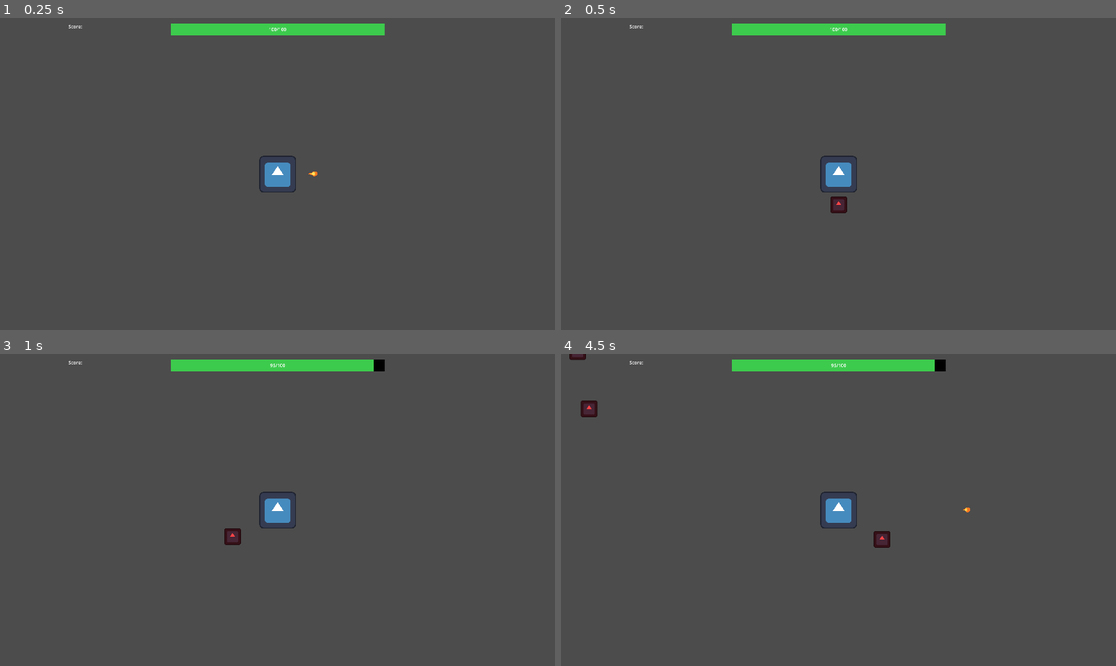
Above: before the commit, frames 1-4 (two rows, left to right).
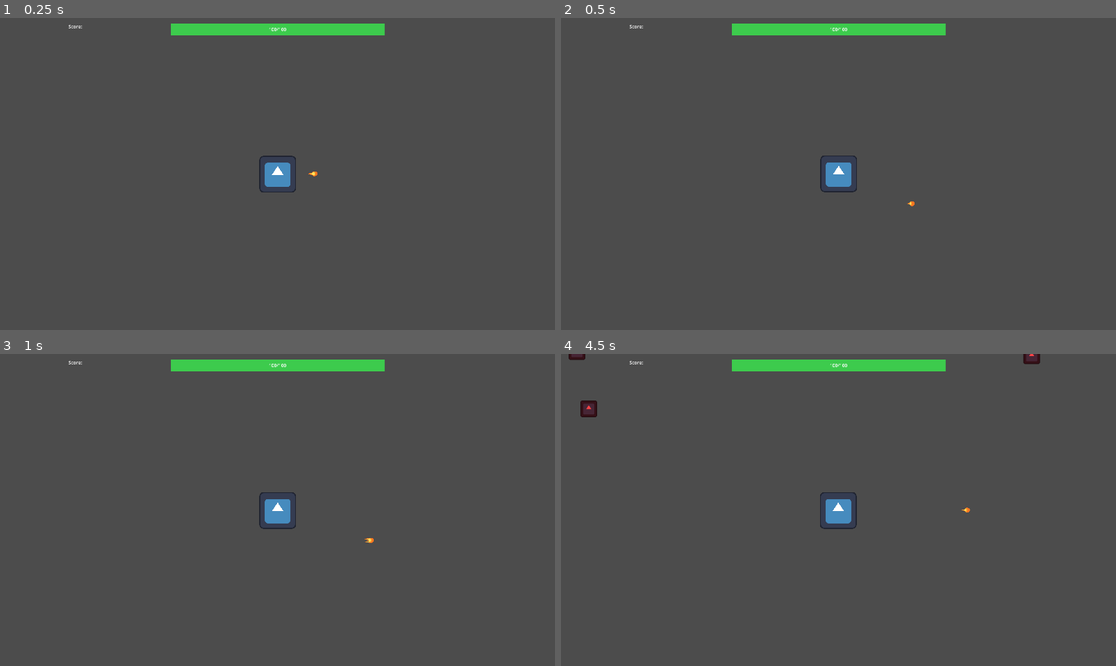
Above: after the commit, the same moments.

Repository: avidandy/GMTK_25
Game: Godot game, scene res://scenes/main.tscn
Two runs of this game, one before a commit and one after it. Both use one fixed random seed, a clock stepped at 60 frames per second and the inputs below. The engine's default icon, where the game draws it, is replaced by a stand-in: a white triangle on a blue panel in a dark square.
Inputs:
- Up to frame 1 (0.25 s): no input
- Up to frame 2 (0.5 s): no input
- Up to frame 3 (1 s): hold Right (right) from 0.53 s (still down)
- Up to frame 4 (4.5 s): release Right (right) at 1.28 s; hold Down (down) 1.28-2.03 s; hold Right (right) 2.03-2.78 s; hold Up (up) 2.78-3.53 s; hold Left (left) from 3.53 s (still down)

Frame 1 is identical in both runs. In frame 2, 0.2% of the frame differs, in the area x 46-64%, y 44-63%; in frame 3, 0.3%; in frame 4, 0.5%, in the area x 1-87%, y 0-63%.

Commit message:
Replaces `move_and_slide` with `move_and_collide`
Updates the movement logic for both the player and the enemy to use `move_and_collide` instead of `move_and_slide`. This improves movement for a top down game vs a platformer style and fixes stupid sticky enemies.

Diff:
--- a/scripts/Enemy.gd
+++ b/scripts/Enemy.gd
@@ -35,7 +35,7 @@
 func _physics_process(delta: float) -> void:
 	if not player or not is_instance_valid(player):
 		velocity = Vector2.ZERO
-		move_and_slide()
+		move_and_collide(velocity * delta)
 		# Stop attack timer if player is gone
 		if attack_timer.is_started():
 			attack_timer.stop()
@@ -48,7 +48,7 @@
 		velocity = Vector2.ZERO # Stop moving when within the attack zone
 		if attack_timer.is_stopped(): # Start timer only if it's not already running
 			attack_timer.start()
-		move_and_slide() # Ensure it handles collisions even when stopped
+		move_and_collide(velocity * delta) # Ensure it handles collisions even when stopped
 		return # Exit early, no need for further movement calculations
 	else: # If enemy is outside the stop zone
 		if not attack_timer.is_stopped(): # Stop timer if enemy leaves the zone
--- a/scripts/Player.gd
+++ b/scripts/Player.gd
@@ -24,7 +24,7 @@
 
 func _physics_process(delta):
 	get_input()
-	move_and_slide()
+	move_and_collide(velocity * delta)
 
 func take_damage(amount: int):
 	current_health -= amount
